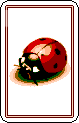
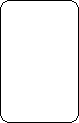
The second 79 × 123 image is a revision of the first. Changes to its layers:
hid "Untitled11.png" over [5, 10, 71, 91]
added layer "LB_FRONT" above "Background (0ms)" over [5, 5, 74, 118]
